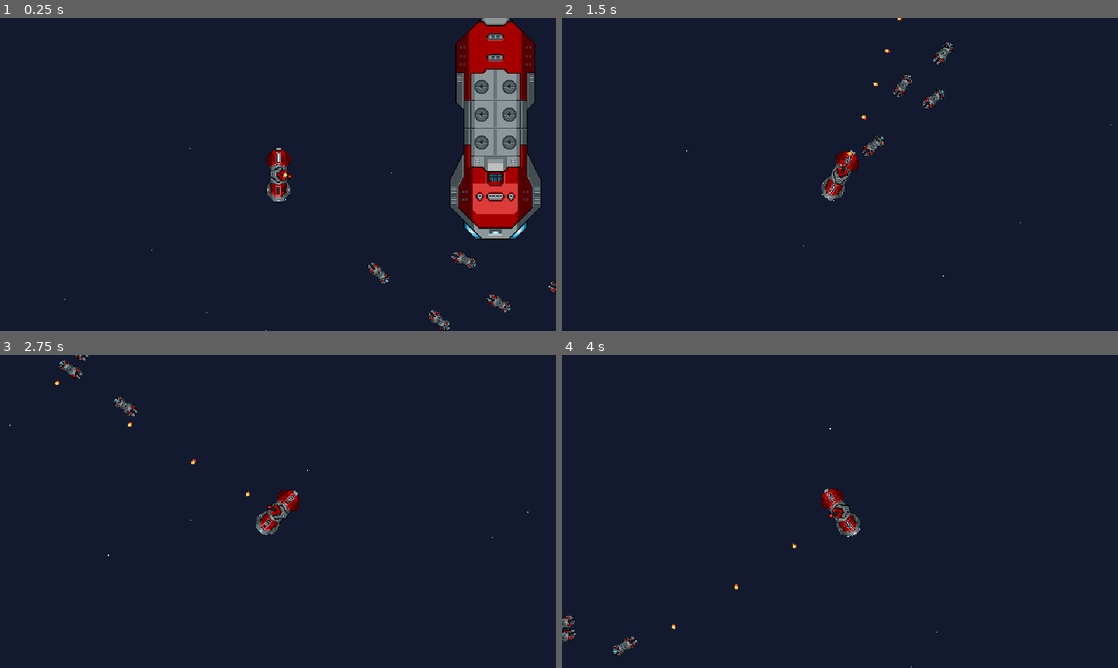
Above: before the commit, frames 1-4 (two rows, left to right).
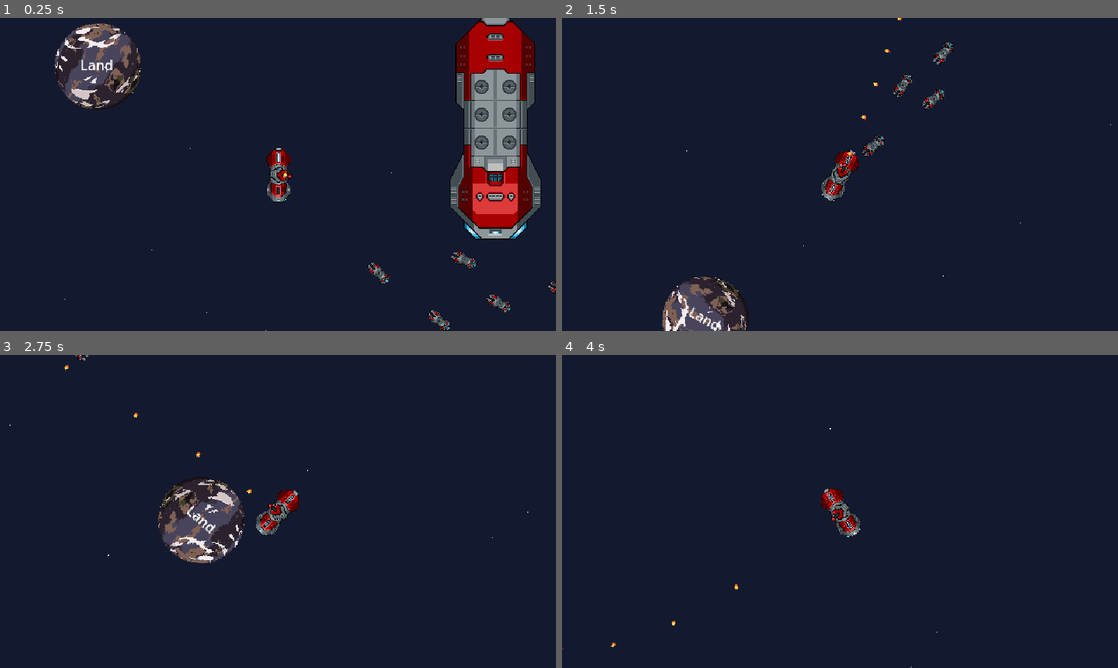
Above: after the commit, the same moments.

Repository: Ninesliced/gdc_project
Game: Godot game, scene res://scenes/main.tscn
Same seed, same stepped clock (60 frames per second), same inputs: the game is played once before the commit and once after it. The engine's default icon, where the game draws it, is replaced by a stand-in: a white triangle on a blue panel in a dark square.
Inputs:
- Up to frame 1 (0.25 s): no input
- Up to frame 2 (1.5 s): hold D (right) 0.53-1.28 s; hold S (down) from 1.28 s (still down)
- Up to frame 3 (2.75 s): release S (down) at 2.03 s; hold D (right) from 2.03 s (still down)
- Up to frame 4 (4 s): release D (right) at 2.78 s; hold W (up) 2.78-3.53 s; hold A (left) from 3.53 s (still down)

The runs differ from the first frame. In frame 1, 2.4% of the frame differs, in the area x 9-26%, y 1-30%; in frame 2, 1.7%; in frame 3, 2.8%, in the area x 9-52%, y 1-67%; in frame 4, 0.4%.

Commit message:
added planet

Diff:
--- a/entities/enemies/enemies.tscn
+++ b/entities/enemies/enemies.tscn
@@ -22,6 +22,8 @@
 shape = SubResource("RectangleShape2D_ru3q2")
 
 [node name="HealthComponent" parent="." instance=ExtResource("3_7gbns")]
+max_hp = 5
+initial_hp = 5
 
 [node name="EnemyMoveComponent" type="Node2D" parent="."]
 script = ExtResource("4_krqto")
--- /dev/null
+++ b/entities/planets/planet.gd
@@ -0,0 +1,14 @@
+extends Node2D
+
+@onready var ui = $ui
+
+func _on_area_2d_body_entered(body:Node2D) -> void:
+    if body is Player:
+        ui.show()
+    pass
+
+
+func _on_area_2d_body_exited(body:Node2D) -> void:
+    if body is Player:
+        ui.hide()
+    pass # Replace with function body.
--- /dev/null
+++ b/entities/planets/planet.tscn
@@ -0,0 +1,399 @@
+[gd_scene load_steps=56 format=3 uid="uid://cchsone545eea"]
+
+[ext_resource type="Script" path="res://entities/planets/planet.gd" id="1_6rcoc"]
+[ext_resource type="Texture2D" uid="uid://43g8qw04shrx" path="res://assets/planets/Eruz.png" id="2_4nulr"]
+[ext_resource type="Script" path="res://entities/planets/ui.gd" id="3_um7gs"]
+
+[sub_resource type="CircleShape2D" id="CircleShape2D_ab2u1"]
+radius = 85.0
+
+[sub_resource type="AtlasTexture" id="AtlasTexture_2uvm3"]
+atlas = ExtResource("2_4nulr")
+region = Rect2(0, 0, 100, 100)
+
+[sub_resource type="AtlasTexture" id="AtlasTexture_vvc37"]
+atlas = ExtResource("2_4nulr")
+region = Rect2(100, 0, 100, 100)
+
+[sub_resource type="AtlasTexture" id="AtlasTexture_e1nkd"]
+atlas = ExtResource("2_4nulr")
+region = Rect2(200, 0, 100, 100)
+
+[sub_resource type="AtlasTexture" id="AtlasTexture_mkchs"]
+atlas = ExtResource("2_4nulr")
+region = Rect2(300, 0, 100, 100)
+
+[sub_resource type="AtlasTexture" id="AtlasTexture_ucu8t"]
+atlas = ExtResource("2_4nulr")
+region = Rect2(400, 0, 100, 100)
+
+[sub_resource type="AtlasTexture" id="AtlasTexture_54cci"]
+atlas = ExtResource("2_4nulr")
+region = Rect2(500, 0, 100, 100)
+
+[sub_resource type="AtlasTexture" id="AtlasTexture_ygevh"]
+atlas = ExtResource("2_4nulr")
+region = Rect2(600, 0, 100, 100)
+
+[sub_resource type="AtlasTexture" id="AtlasTexture_51nyd"]
+atlas = ExtResource("2_4nulr")
+region = Rect2(700, 0, 100, 100)
+
+[sub_resource type="AtlasTexture" id="AtlasTexture_4187p"]
+atlas = ExtResource("2_4nulr")
+region = Rect2(800, 0, 100, 100)
+
+[sub_resource type="AtlasTexture" id="AtlasTexture_pclt3"]
+atlas = ExtResource("2_4nulr")
+region = Rect2(900, 0, 100, 100)
+
+[sub_resource type="AtlasTexture" id="AtlasTexture_2rs73"]
+atlas = ExtResource("2_4nulr")
+region = Rect2(1000, 0, 100, 100)
+
+[sub_resource type="AtlasTexture" id="AtlasTexture_vmbs0"]
+atlas = ExtResource("2_4nulr")
+region = Rect2(1100, 0, 100, 100)
+
+[sub_resource type="AtlasTexture" id="AtlasTexture_g0j3v"]
+atlas = ExtResource("2_4nulr")
+region = Rect2(1200, 0, 100, 100)
+
+[sub_resource type="AtlasTexture" id="AtlasTexture_2t5ag"]
+atlas = ExtResource("2_4nulr")
+region = Rect2(1300, 0, 100, 100)
+
+[sub_resource type="AtlasTexture" id="AtlasTexture_j2vc6"]
+atlas = ExtResource("2_4nulr")
+region = Rect2(1400, 0, 100, 100)
+
+[sub_resource type="AtlasTexture" id="AtlasTexture_nu1uu"]
+atlas = ExtResource("2_4nulr")
+region = Rect2(1500, 0, 100, 100)
+
+[sub_resource type="AtlasTexture" id="AtlasTexture_q07dl"]
+atlas = ExtResource("2_4nulr")
+region = Rect2(1600, 0, 100, 100)
+
+[sub_resource type="AtlasTexture" id="AtlasTexture_emivi"]
+atlas = ExtResource("2_4nulr")
+region = Rect2(1700, 0, 100, 100)
+
+[sub_resource type="AtlasTexture" id="AtlasTexture_qbqus"]
+atlas = ExtResource("2_4nulr")
+region = Rect2(1800, 0, 100, 100)
+
+[sub_resource type="AtlasTexture" id="AtlasTexture_da4kl"]
+atlas = ExtResource("2_4nulr")
+region = Rect2(1900, 0, 100, 100)
+
+[sub_resource type="AtlasTexture" id="AtlasTexture_v2txx"]
+atlas = ExtResource("2_4nulr")
+region = Rect2(2000, 0, 100, 100)
+
+[sub_resource type="AtlasTexture" id="AtlasTexture_e55qm"]
+atlas = ExtResource("2_4nulr")
+region = Rect2(2100, 0, 100, 100)
+
+[sub_resource type="AtlasTexture" id="AtlasTexture_8p67b"]
+atlas = ExtResource("2_4nulr")
+region = Rect2(2200, 0, 100, 100)
+
+[sub_resource type="AtlasTexture" id="AtlasTexture_uwo01"]
+atlas = ExtResource("2_4nulr")
+region = Rect2(2300, 0, 100, 100)
+
+[sub_resource type="AtlasTexture" id="AtlasTexture_w5md0"]
+atlas = ExtResource("2_4nulr")
+region = Rect2(2400, 0, 100, 100)
+
+[sub_resource type="AtlasTexture" id="AtlasTexture_1lh3r"]
+atlas = ExtResource("2_4nulr")
+region = Rect2(2500, 0, 100, 100)
+
+[sub_resource type="AtlasTexture" id="AtlasTexture_kiv8u"]
+atlas = ExtResource("2_4nulr")
+region = Rect2(2600, 0, 100, 100)
+
+[sub_resource type="AtlasTexture" id="AtlasTexture_4icxs"]
+atlas = ExtResource("2_4nulr")
+region = Rect2(2700, 0, 100, 100)
+
+[sub_resource type="AtlasTexture" id="AtlasTexture_u7jtm"]
+atlas = ExtResource("2_4nulr")
+region = Rect2(2800, 0, 100, 100)
+
+[sub_resource type="AtlasTexture" id="AtlasTexture_62j7t"]
+atlas = ExtResource("2_4nulr")
+region = Rect2(2900, 0, 100, 100)
+
+[sub_resource type="AtlasTexture" id="AtlasTexture_cijwp"]
+atlas = ExtResource("2_4nulr")
+region = Rect2(3000, 0, 100, 100)
+
+[sub_resource type="AtlasTexture" id="AtlasTexture_csd2j"]
+atlas = ExtResource("2_4nulr")
+region = Rect2(3100, 0, 100, 100)
+
+[sub_resource type="AtlasTexture" id="AtlasTexture_g1tv8"]
+atlas = ExtResource("2_4nulr")
+region = Rect2(3200, 0, 100, 100)
+
+[sub_resource type="AtlasTexture" id="AtlasTexture_6umcj"]
+atlas = ExtResource("2_4nulr")
+region = Rect2(3300, 0, 100, 100)
+
+[sub_resource type="AtlasTexture" id="AtlasTexture_21c27"]
+atlas = ExtResource("2_4nulr")
+region = Rect2(3400, 0, 100, 100)
+
+[sub_resource type="AtlasTexture" id="AtlasTexture_wqgw2"]
+atlas = ExtResource("2_4nulr")
+region = Rect2(3500, 0, 100, 100)
+
+[sub_resource type="AtlasTexture" id="AtlasTexture_n7ngd"]
+atlas = ExtResource("2_4nulr")
+region = Rect2(3600, 0, 100, 100)
+
+[sub_resource type="AtlasTexture" id="AtlasTexture_4eux1"]
+atlas = ExtResource("2_4nulr")
+region = Rect2(3700, 0, 100, 100)
+
+[sub_resource type="AtlasTexture" id="AtlasTexture_0b4ad"]
+atlas = ExtResource("2_4nulr")
+region = Rect2(3800, 0, 100, 100)
+
+[sub_resource type="AtlasTexture" id="AtlasTexture_u3ukn"]
+atlas = ExtResource("2_4nulr")
+region = Rect2(3900, 0, 100, 100)
+
+[sub_resource type="AtlasTexture" id="AtlasTexture_or0rc"]
+atlas = ExtResource("2_4nulr")
+region = Rect2(4000, 0, 100, 100)
+
+[sub_resource type="AtlasTexture" id="AtlasTexture_r1042"]
+atlas = ExtResource("2_4nulr")
+region = Rect2(4100, 0, 100, 100)
+
+[sub_resource type="AtlasTexture" id="AtlasTexture_crsg3"]
+atlas = ExtResource("2_4nulr")
+region = Rect2(4200, 0, 100, 100)
+
+[sub_resource type="AtlasTexture" id="AtlasTexture_ip88t"]
+atlas = ExtResource("2_4nulr")
+region = Rect2(4300, 0, 100, 100)
+
+[sub_resource type="AtlasTexture" id="AtlasTexture_bnyme"]
+atlas = ExtResource("2_4nulr")
+region = Rect2(4400, 0, 100, 100)
+
+[sub_resource type="AtlasTexture" id="AtlasTexture_a3slv"]
+atlas = ExtResource("2_4nulr")
+region = Rect2(4500, 0, 100, 100)
+
+[sub_resource type="AtlasTexture" id="AtlasTexture_nfonr"]
+atlas = ExtResource("2_4nulr")
+region = Rect2(4600, 0, 100, 100)
+
+[sub_resource type="AtlasTexture" id="AtlasTexture_n8pe0"]
+atlas = ExtResource("2_4nulr")
+region = Rect2(4700, 0, 100, 100)
+
+[sub_resource type="AtlasTexture" id="AtlasTexture_0oysq"]
+atlas = ExtResource("2_4nulr")
+region = Rect2(4800, 0, 100, 100)
+
+[sub_resource type="AtlasTexture" id="AtlasTexture_j6r6m"]
+atlas = ExtResource("2_4nulr")
+region = Rect2(4900, 0, 100, 100)
+
+[sub_resource type="SpriteFrames" id="SpriteFrames_vsg4f"]
+animations = [{
+"frames": [{
+"duration": 1.0,
+"texture": SubResource("AtlasTexture_2uvm3")
+}, {
+"duration": 1.0,
+"texture": SubResource("AtlasTexture_vvc37")
+}, {
+"duration": 1.0,
+"texture": SubResource("AtlasTexture_e1nkd")
+}, {
+"duration": 1.0,
+"texture": SubResource("AtlasTexture_mkchs")
+}, {
+"duration": 1.0,
+"texture": SubResource("AtlasTexture_ucu8t")
+}, {
+"duration": 1.0,
+"texture": SubResource("AtlasTexture_54cci")
+}, {
+"duration": 1.0,
+"texture": SubResource("AtlasTexture_ygevh")
+}, {
+"duration": 1.0,
+"texture": SubResource("AtlasTexture_51nyd")
+}, {
+"duration": 1.0,
+"texture": SubResource("AtlasTexture_4187p")
+}, {
+"duration": 1.0,
+"texture": SubResource("AtlasTexture_pclt3")
+}, {
+"duration": 1.0,
+"texture": SubResource("AtlasTexture_2rs73")
+}, {
+"duration": 1.0,
+"texture": SubResource("AtlasTexture_vmbs0")
+}, {
+"duration": 1.0,
+"texture": SubResource("AtlasTexture_g0j3v")
+}, {
+"duration": 1.0,
+"texture": SubResource("AtlasTexture_2t5ag")
+}, {
+"duration": 1.0,
+"texture": SubResource("AtlasTexture_j2vc6")
+}, {
+"duration": 1.0,
+"texture": SubResource("AtlasTexture_nu1uu")
+}, {
+"duration": 1.0,
+"texture": SubResource("AtlasTexture_q07dl")
+}, {
+"duration": 1.0,
+"texture": SubResource("AtlasTexture_emivi")
+}, {
+"duration": 1.0,
+"texture": SubResource("AtlasTexture_qbqus")
+}, {
+"duration": 1.0,
+"texture": SubResource("AtlasTexture_da4kl")
+}, {
+"duration": 1.0,
+"texture": SubResource("AtlasTexture_v2txx")
+}, {
+"duration": 1.0,
+"texture": SubResource("AtlasTexture_e55qm")
+}, {
+"duration": 1.0,
+"texture": SubResource("AtlasTexture_8p67b")
+}, {
+"duration": 1.0,
+"texture": SubResource("AtlasTexture_uwo01")
+}, {
+"duration": 1.0,
+"texture": SubResource("AtlasTexture_w5md0")
+}, {
+"duration": 1.0,
+"texture": SubResource("AtlasTexture_1lh3r")
+}, {
+"duration": 1.0,
+"texture": SubResource("AtlasTexture_kiv8u")
+}, {
+"duration": 1.0,
+"texture": SubResource("AtlasTexture_4icxs")
+}, {
+"duration": 1.0,
+"texture": SubResource("AtlasTexture_u7jtm")
+}, {
+"duration": 1.0,
+"texture": SubResource("AtlasTexture_62j7t")
+}, {
+"duration": 1.0,
+"texture": SubResource("AtlasTexture_cijwp")
+}, {
+"duration": 1.0,
+"texture": SubResource("AtlasTexture_csd2j")
+}, {
+"duration": 1.0,
+"texture": SubResource("AtlasTexture_g1tv8")
+}, {
+"duration": 1.0,
+"texture": SubResource("AtlasTexture_6umcj")
+}, {
+"duration": 1.0,
+"texture": SubResource("AtlasTexture_21c27")
+}, {
+"duration": 1.0,
+"texture": SubResource("AtlasTexture_wqgw2")
+}, {
+"duration": 1.0,
+"texture": SubResource("AtlasTexture_n7ngd")
+}, {
+"duration": 1.0,
+"texture": SubResource("AtlasTexture_4eux1")
+}, {
+"duration": 1.0,
+"texture": SubResource("AtlasTexture_0b4ad")
+}, {
+"duration": 1.0,
+"texture": SubResource("AtlasTexture_u3ukn")
+}, {
+"duration": 1.0,
+"texture": SubResource("AtlasTexture_or0rc")
+}, {
+"duration": 1.0,
+"texture": SubResource("AtlasTexture_r1042")
+}, {
+"duration": 1.0,
+"texture": SubResource("AtlasTexture_crsg3")
+}, {
+"duration": 1.0,
+"texture": SubResource("AtlasTexture_ip88t")
+}, {
+"duration": 1.0,
+"texture": SubResource("AtlasTexture_bnyme")
+}, {
+"duration": 1.0,
+"texture": SubResource("AtlasTexture_a3slv")
+}, {
+"duration": 1.0,
+"texture": SubResource("AtlasTexture_nfonr")
+}, {
+"duration": 1.0,
+"texture": SubResource("AtlasTexture_n8pe0")
+}, {
+"duration": 1.0,
+"texture": SubResource("AtlasTexture_0oysq")
+}, {
+"duration": 1.0,
+"texture": SubResource("AtlasTexture_j6r6m")
+}],
+"loop": true,
+"name": &"default",
+"speed": 5.0
+}]
+
+[node name="Planet" type="Node2D"]
+script = ExtResource("1_6rcoc")
+
+[node name="Area2D" type="Area2D" parent="."]
+collision_layer = 0
+collision_mask = 4
+
+[node name="CollisionShape2D" type="CollisionShape2D" parent="Area2D"]
+shape = SubResource("CircleShape2D_ab2u1")
+
+[node name="AnimatedSprite2D" type="AnimatedSprite2D" parent="."]
+sprite_frames = SubResource("SpriteFrames_vsg4f")
+
+[node name="ui" type="Node2D" parent="."]
+script = ExtResource("3_um7gs")
+
+[node name="Label" type="Label" parent="ui"]
+anchors_preset = 8
+anchor_left = 0.5
+anchor_top = 0.5
+anchor_right = 0.5
+anchor_bottom = 0.5
+offset_left = -20.0
+offset_top = -13.5
+offset_right = 20.0
+offset_bottom = 9.5
+grow_horizontal = 2
+grow_vertical = 2
+text = "Land"
+
+[connection signal="body_entered" from="Area2D" to="." method="_on_area_2d_body_entered"]
+[connection signal="body_exited" from="Area2D" to="." method="_on_area_2d_body_exited"]
--- /dev/null
+++ b/entities/planets/ui.gd
@@ -0,0 +1,13 @@
+extends Node2D
+
+
+# Called when the node enters the scene tree for the first time.
+func _ready() -> void:
+	pass # Replace with function body.
+
+
+# Called every frame. 'delta' is the elapsed time since the previous frame.
+func _process(delta: float) -> void:
+	#A OPTI AVEC SIGNAUX
+	rotation = PlayerData.player_rotation
+	pass
--- a/entities/player/components/movement_component.gd
+++ b/entities/player/components/movement_component.gd
@@ -3,7 +3,7 @@
 @export var speed = 300.0
 @export var acceleration = 300
 @export var decceleration = 200
-@export var rotation_speed := 2.5
+@export var rotation_speed = 2.5
 @onready var parent = null
 # Called when the node enters the scene tree for the first time.
 func _ready() -> void:
@@ -24,6 +24,8 @@
 		parent.rotate(-delta * rotation_speed)
 	if Input.is_action_pressed("right"):
 		parent.rotate(delta * rotation_speed)
+
+	PlayerData.player_rotation = parent.rotation
 
 	direction = direction.rotated(parent.rotation)
 	velocity = handle_acceleration(direction,velocity, delta)
--- a/entities/player/turn_ship.tscn
+++ b/entities/player/turn_ship.tscn
@@ -15,6 +15,8 @@
 [node name="CharacterBody2D" instance=ExtResource("1_0dfpd")]
 
 [node name="CPUParticles2D" parent="." index="0"]
+z_index = -2
+z_as_relative = false
 emission_rect_extents = Vector2(1300, 1300)
 
 [node name="Icon" parent="." index="1"]
--- /dev/null
+++ b/player_data.gd
@@ -0,0 +1,12 @@
+extends Node
+
+var player_rotation = 0
+
+# Called when the node enters the scene tree for the first time.
+func _ready() -> void:
+	pass # Replace with function body.
+
+
+# Called every frame. 'delta' is the elapsed time since the previous frame.
+func _process(delta: float) -> void:
+	pass
--- a/project.godot
+++ b/project.godot
@@ -14,6 +14,10 @@
 run/main_scene="res://scenes/main.tscn"
 config/features=PackedStringArray("4.3", "Forward Plus")
 config/icon="res://icon.svg"
+
+[autoload]
+
+PlayerData="*res://player_data.gd"
 
 [display]
 
@@ -51,6 +55,10 @@
 ]
 }
 
+[layer_names]
+
+2d_physics/layer_3="Player Layer"
+
 [rendering]
 
 textures/canvas_textures/default_texture_filter=0
--- a/scenes/main.tscn
+++ b/scenes/main.tscn
@@ -1,14 +1,20 @@
-[gd_scene load_steps=5 format=3 uid="uid://brvbeliklg4pq"]
+[gd_scene load_steps=6 format=3 uid="uid://brvbeliklg4pq"]
 
 [ext_resource type="PackedScene" uid="uid://dy30yy5axn8vr" path="res://entities/player/turn_ship.tscn" id="1_uhlg2"]
 [ext_resource type="Texture2D" uid="uid://da5no17h7cchy" path="res://assets/space_breaker_asset/Ships/Big/body_01.png" id="2_irioc"]
 [ext_resource type="PackedScene" uid="uid://dgo7t0jmq53j0" path="res://entities/generic/weapon.tscn" id="2_mkvc0"]
 [ext_resource type="PackedScene" uid="uid://g2o8ee42dabs" path="res://entities/enemies/enemies.tscn" id="3_pgnfy"]
+[ext_resource type="PackedScene" uid="uid://cchsone545eea" path="res://entities/planets/planet.tscn" id="5_vumjp"]
 
 [node name="main" type="Node2D"]
 
+[node name="Planet" parent="." instance=ExtResource("5_vumjp")]
+z_index = -1
+position = Vector2(63, 226)
+
 [node name="Player" parent="." instance=ExtResource("1_uhlg2")]
 position = Vector2(271, 351)
+collision_layer = 5
 collision_mask = 0
 
 [node name="canon" parent="Player" instance=ExtResource("2_mkvc0")]
Binary file added: assets/planets/Eruz.png
Not shown, added: assets/planets/Eruz.png.import
